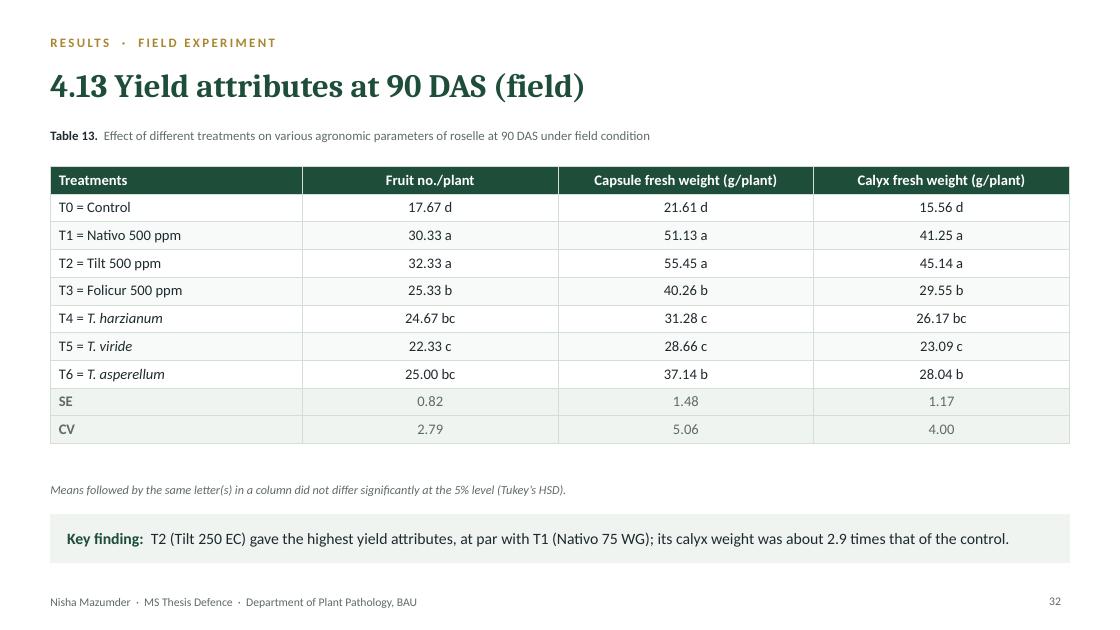
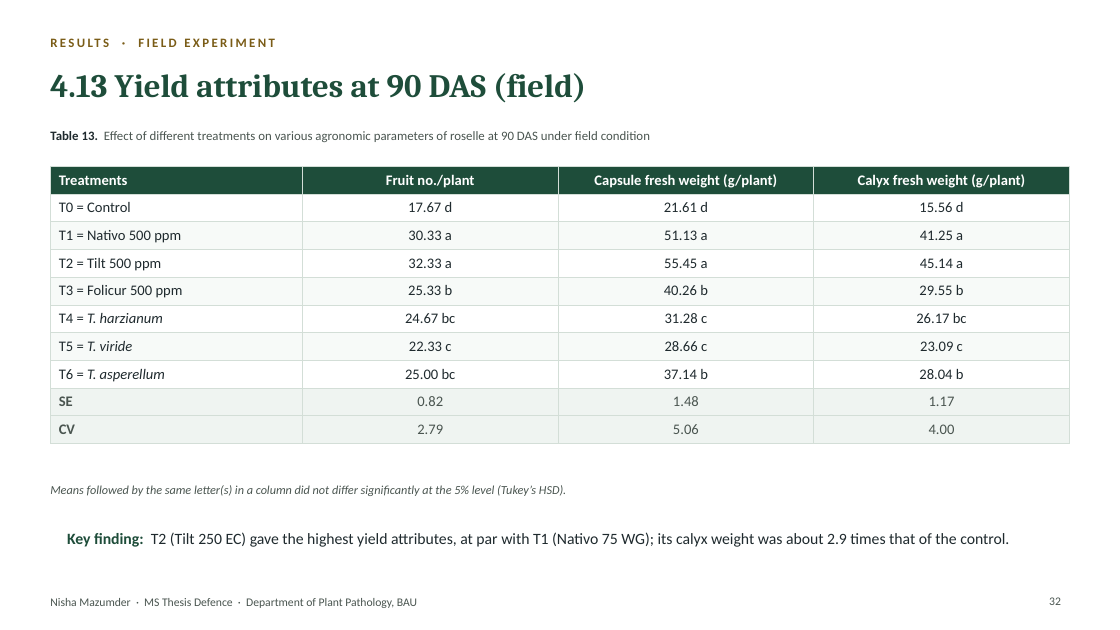
Before and after one commit to bipro-b/nm-documenents, a slide deck: slide 32 of docs/Nisha_MS_Thesis_Defence.pptx. Drawn at 1120x630 pixels with LibreOffice and Linux fonts; fonts in the diff are those of the drawing; background and template pictures are left out. Boxes give left, top, right and bottom in pixels: in the first picture for what was removed or moved away, otherwise in the second. Text is boxed around its words. In the diff, an @@ line names an element or a change of style, - is before the commit and + after.

```diff
--- a/docs/Nisha_MS_Thesis_Defence.pptx
+++ b/docs/Nisha_MS_Thesis_Defence.pptx
@@ text "RESULTS · FIELD EXPERIMENT" at (138,38,275,47): text colour #A9852F to #7A5C17 @@
@@ table at (50,166,1069,438) @@
@@ text colour #5F6B66 to #4A5550 in "SE", "0.82", "1.48", "1.17" and 4 more places @@
@@ rectangle at (50,514,1070,563): fill #EFF4F1 to #FFFFFF at 78% opacity; outline #EFF4F1 1 pt to none @@
@@ text colour #5F6B66 to #4A5550 in 4 elements at (50,131,650,142), (50,485,566,496), (1049,597,1061,605), (50,598,417,608) @@
```
Also in this commit, not shown: 37 other slides changed, 2 other files.
